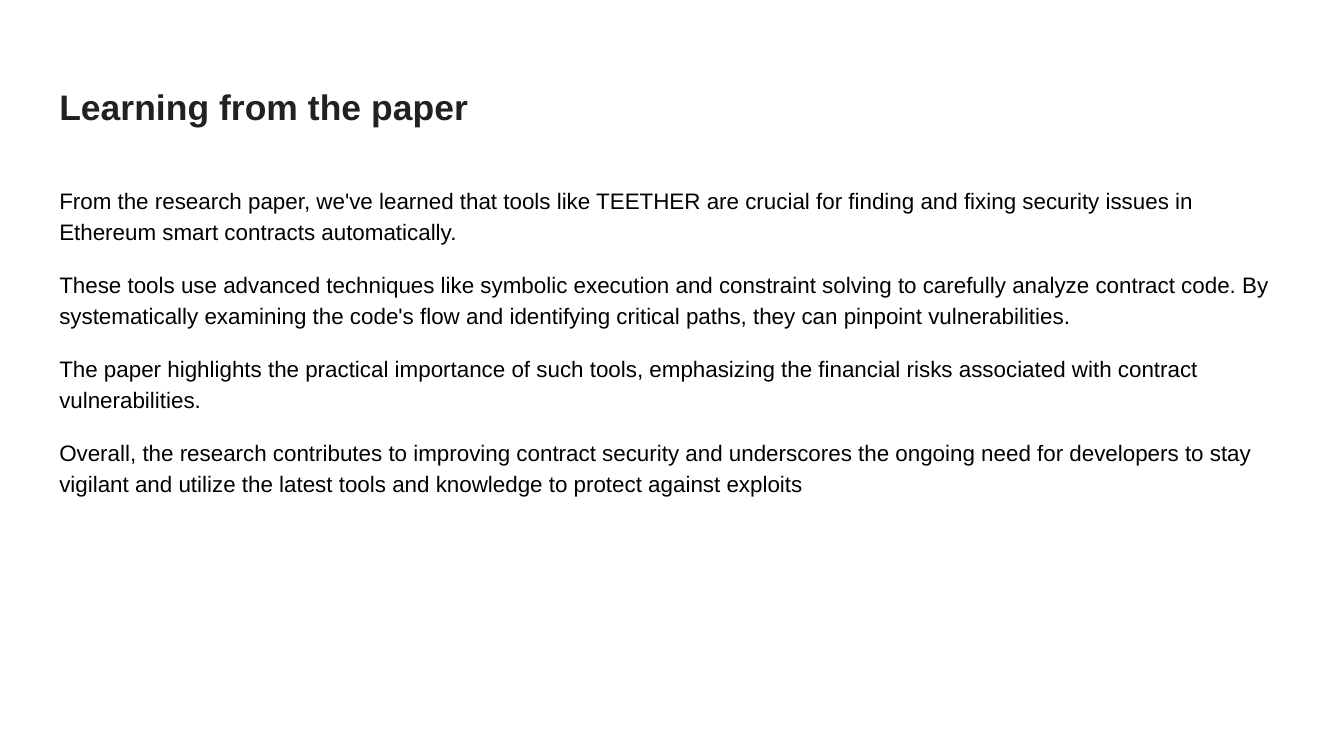
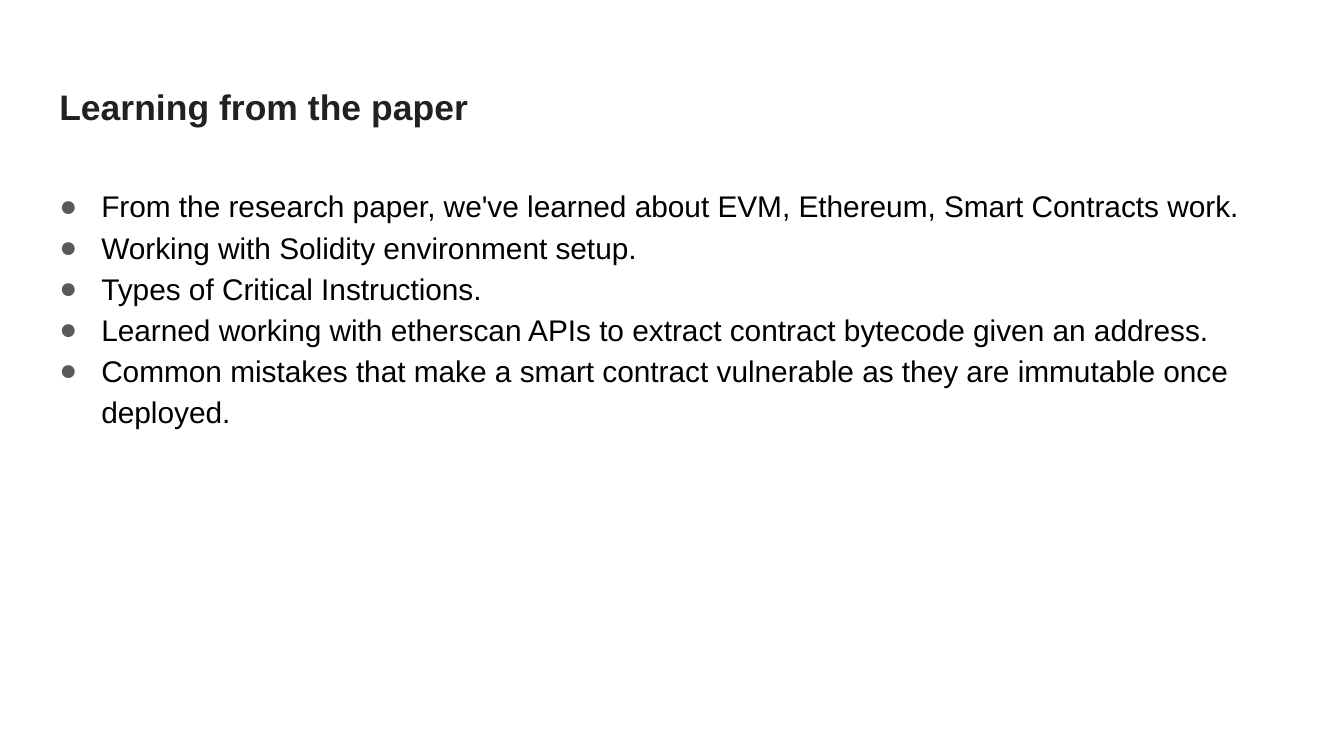
Before and after one commit to Pakshalbhandari/spring-cryptography, a slide deck: slide 23 of research_paper/TEETHER_ GNAWING AT ETHEREUM TO AUTOMATICALLY EXPLOIT SMART CONTRACTS.pptx. Drawn at 1344x756 pixels with LibreOffice and Linux fonts; fonts in the diff are those of the drawing. Boxes give left, top, right and bottom in pixels: in the first picture for what was removed or moved away, otherwise in the second. Text is boxed around its words. In the diff, an @@ line names an element or a change of style, - is before the commit and + after.

Commit message:
Update text size

```diff
--- a/research_paper/TEETHER_ GNAWING AT ETHEREUM TO AUTOMATICALLY EXPLOIT SMART CONTRACTS.pptx
+++ b/research_paper/TEETHER_ GNAWING AT ETHEREUM TO AUTOMATICALLY EXPLOIT SMART CONTRACTS.pptx
@@ text at (101, 195, 1238, 429): text changed; size 12 to 16 pt @@
-From the research paper, we've learned that tools like TEETHER are crucial for finding and fixing security issues in Ethereum smart contracts automatically.
-These tools use advanced techniques like symbolic execution and constraint solving to carefully analyze contract code. By systematically examining the code's flow and identifying critical paths, they can pinpoint vulnerabilities.
-The paper highlights the practical importance of such tools, emphasizing the financial risks associated with contract vulnerabilities.
-Overall, the research contributes to improving contract security and underscores the ongoing need for developers to stay vigilant and utilize the latest tools and knowledge to protect against exploits
+● From the research paper, we've learned about EVM, Ethereum, Smart Contracts work.
+● Working with Solidity environment setup.
+● Types of Critical Instructions.
+● Learned working with etherscan APIs to extract contract bytecode given an address.
+● Common mistakes that make a smart contract vulnerable as they are immutable once deployed.
```
Also in this commit, not shown: 2 other slides changed.
